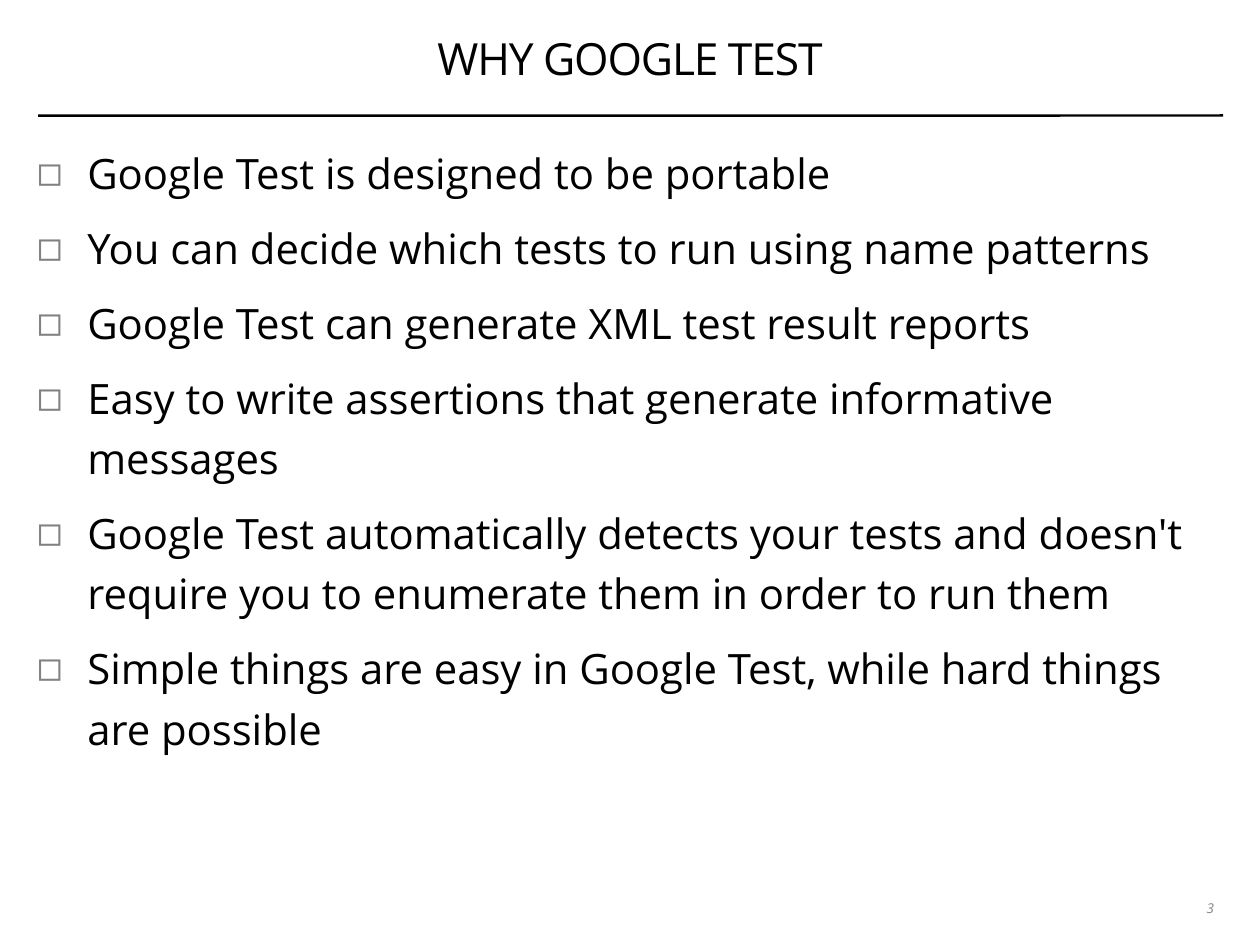
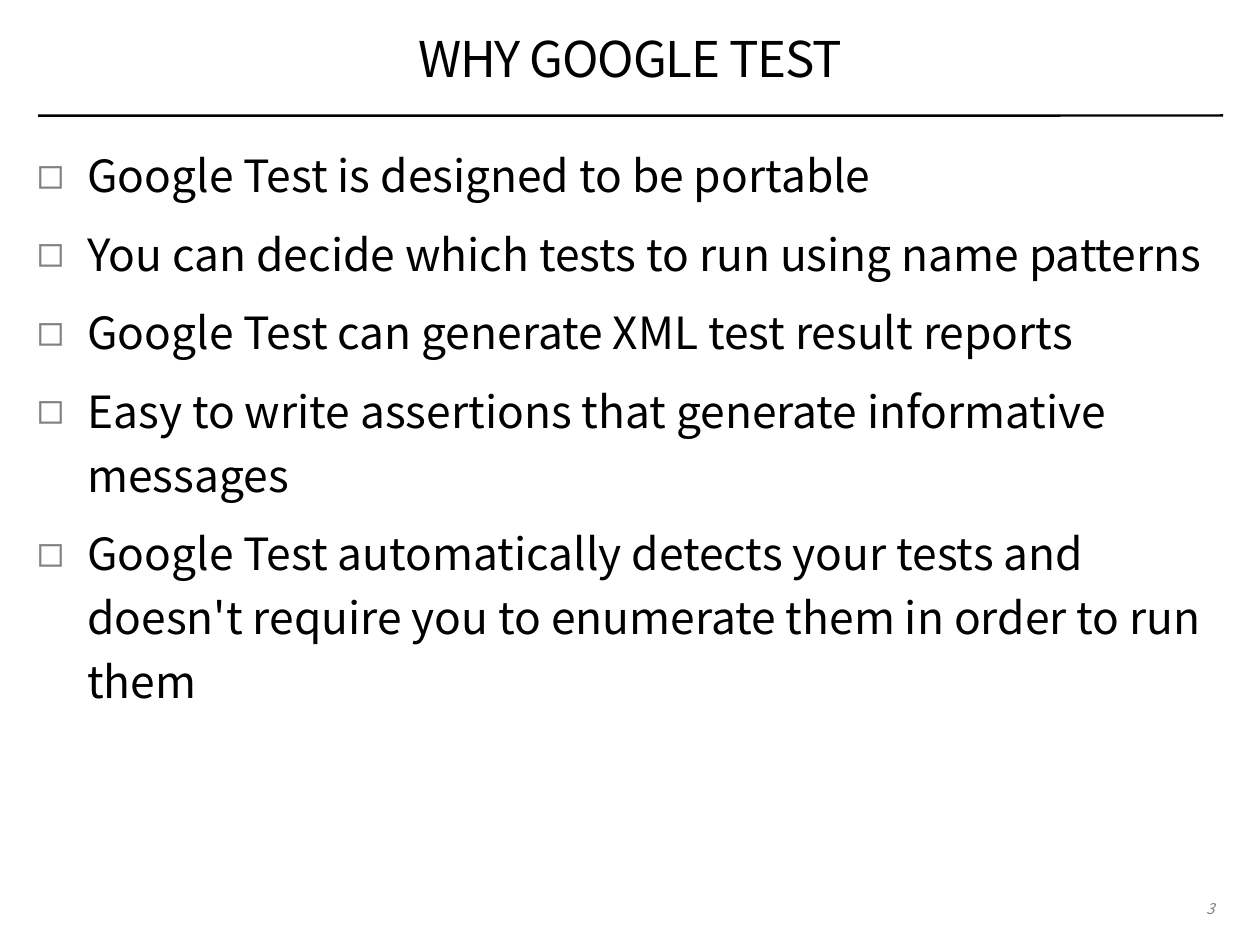
Before and after one commit to coney/c-training, a slide deck: slide 3 of UT/.slides/01-introduction-to-gtest.pptx. Drawn at 1260x945 pixels with LibreOffice and Linux fonts; fonts in the diff are those of the drawing. Boxes give left, top, right and bottom in pixels: in the first picture for what was removed or moved away, otherwise in the second. Text is boxed around its words. In the diff, an @@ line names an element or a change of style, - is before the commit and + after.

```diff
--- a/UT/.slides/01-introduction-to-gtest.pptx
+++ b/UT/.slides/01-introduction-to-gtest.pptx
@@ title "WHY GOOGLE TEST" at [418, 40, 842, 78]: size 36 to 40 pt, font Open Sans to Noto Sans CJK SC @@
@@ text "Google Test is designed to ..." at [87, 156, 1201, 699]: size 34 to 36 pt, font Open Sans to Noto Sans CJK SC @@
@@ text at [87, 652, 1161, 755]: paragraph removed @@
-◻ Simple things are easy in Google Test, while hard things are possible
@@ page number at [1206, 903, 1214, 914]: size 11 to 12 pt, font Open Sans to Noto Sans CJK SC @@
```
Also in this commit, not shown: 5 other slides changed, 8 slides added, 10 other files.
